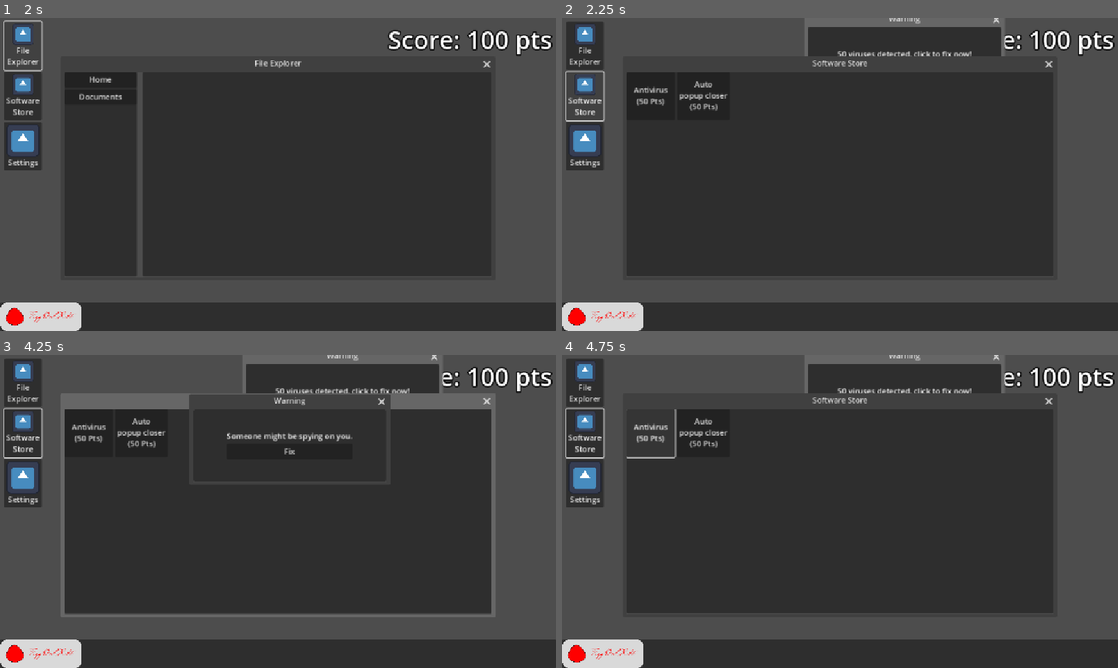
Above: before the commit, frames 1-4 (two rows, left to right).
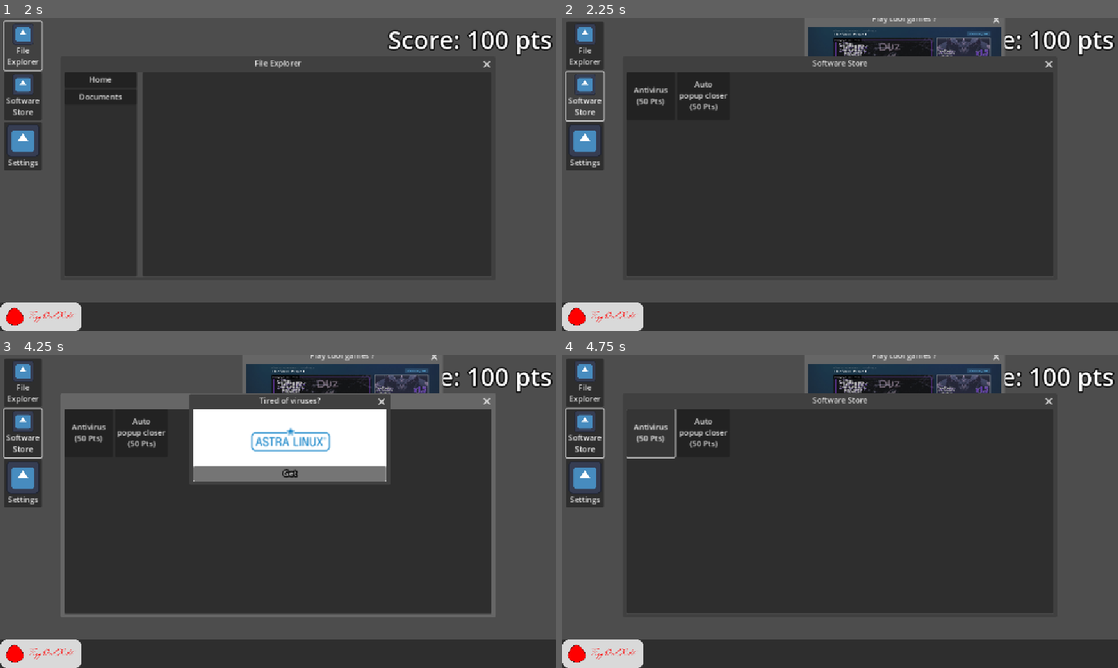
Above: after the commit, the same moments.

Repository: HA-Synchro/VirusControl
Game: Godot game, scene res://scenes/main.tscn
The game is run twice, just before and just after one commit, with the same random seed, the same clock (stepped at 60 frames per second) and the same inputs. The engine's default icon, where the game draws it, is replaced by a stand-in: a white triangle on a blue panel in a dark square.
Inputs (mouse positions are in pixels of both pictures, inside the frame that each line leads up to):
- Up to frame 1 (2 s): click (50, 315) at 0.5 s; click "File Explorer" at 1.25 s
- Up to frame 2 (2.25 s): click "Software Store" at 2 s
- Up to frame 3 (4.25 s): click (344, 408) at 2.75 s, where only the run before the commit has a clickable "Fix"; click (344, 430) at 3.5 s, where only the run after the commit has a clickable "Get"
- Up to frame 4 (4.75 s): click "Home" at 4.25 s

Frame 1 is identical in both runs. In frame 2, 2.3% of the frame differs, in the area x 44-79%, y 0-13%; in frame 3, 10%, in the area x 34-79%, y 0-41%; in frame 4, 2.3%.

Commit message:
Autoclose back again boizzz

Diff:
--- a/error_window/error_window.gd
+++ b/error_window/error_window.gd
@@ -18,7 +18,6 @@
 func _on_close_requested() -> void:
 	close_window()
 
-
 func _on_fix_button_pressed() -> void:
 	if desktop_env:
 		var rand_no : int = randi_range(0,2)
--- a/scenes/main.gd
+++ b/scenes/main.gd
@@ -1,24 +1,24 @@
 extends Control
 class_name DesktopEnvironment
 
-@export var error_window_scene: PackedScene
-@export var ad_window_scene: PackedScene
+@export var popups: Array[PackedScene]
+
 @export var file_explorer_scene: PackedScene
 @export var software_store_scene: PackedScene
-
-var can_spawn_virus: bool = true
 
 @onready var spawn_area: ReferenceRect = $SpawnArea
 @onready var virus_popups: Control = $VirusPopups
 @onready var autoclose_delay: Timer = $AutocloseDelay
 @onready var score_label: Label = $ScoreLabel
 
+var window_instance: Window
+
 func _process(delta: float) -> void:
 	score_label.text = "Score: %d pts" % Global.score
 
 func create_new_window() -> void:
 	if not Global.antivirus_activated:
-		var window_instance: Window = [error_window_scene, ad_window_scene].pick_random().instantiate()
+		window_instance = popups.pick_random().instantiate()
 
 		window_instance.desktop_env = self
 		window_instance.size = Vector2.ZERO
@@ -29,21 +29,16 @@
 		window_instance.position = Vector2(random_position_x, random_position_y)
 		virus_popups.add_child(window_instance)
 
-		if not Global.autoclose_ability_activated:
-			return
+	#if not Global.autoclose_ability_activated: return
+	#await get_tree().create_timer(randf_range(0.1, 0.4)).timeout
+	#if !window_instance: return
+	#window_instance.close_requested.emit()
 
-		await get_tree().create_timer(randf_range(0.1, 0.4)).timeout
-
-		if !window_instance:
-			return
-		window_instance.close_requested.emit()
-
-
-#func remove_popups_automatically() -> void:
-	#if virus_popups.get_child_count() > 0:
-		#for popup in virus_popups.get_children():
-			#popup.queue_free()
-	#await get_tree().create_timer(0.5).timeout
+func remove_popups_automatically() -> void:
+	if virus_popups.get_child_count() > 0:
+		for popup in virus_popups.get_children():
+			popup.queue_free()
+	await get_tree().create_timer(0.5).timeout
 
 func _on_window_spawn_delay_timeout() -> void:
 	create_new_window()
@@ -62,7 +57,7 @@
 	tween.tween_property(software_store_instance, "size", Vector2i(885, 425), 0.1)
 	add_child(software_store_instance)
 
-#func _on_autoclose_delay_timeout() -> void:
-	#if Global.autoclose_ability_activated:
-		#if virus_popups.get_child_count() > 0:
-			#virus_popups.get_child(0).close_window()
+func _on_autoclose_delay_timeout() -> void:
+	if Global.autoclose_ability_activated:
+		if virus_popups.get_child_count() > 0:
+			virus_popups.get_child(0).close_window()
--- a/scenes/main.tscn
+++ b/scenes/main.tscn
@@ -24,8 +24,7 @@
 grow_horizontal = 2
 grow_vertical = 2
 script = ExtResource("1_o5qli")
-error_window_scene = ExtResource("2_0wfyh")
-ad_window_scene = ExtResource("3_choun")
+popups = Array[PackedScene]([ExtResource("3_choun"), ExtResource("2_0wfyh")])
 file_explorer_scene = ExtResource("3_tipki")
 software_store_scene = ExtResource("4_85g3d")
 
